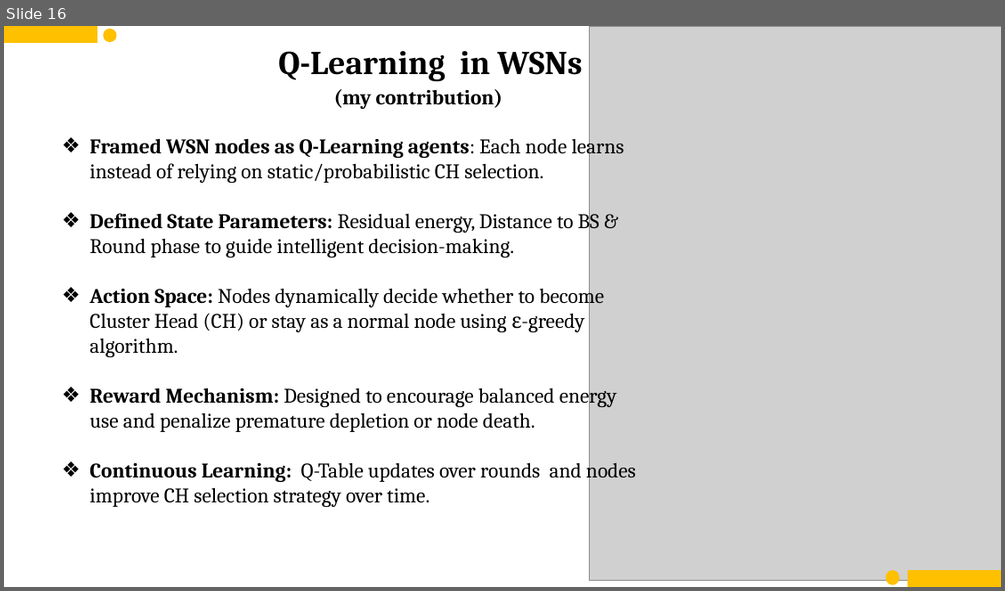
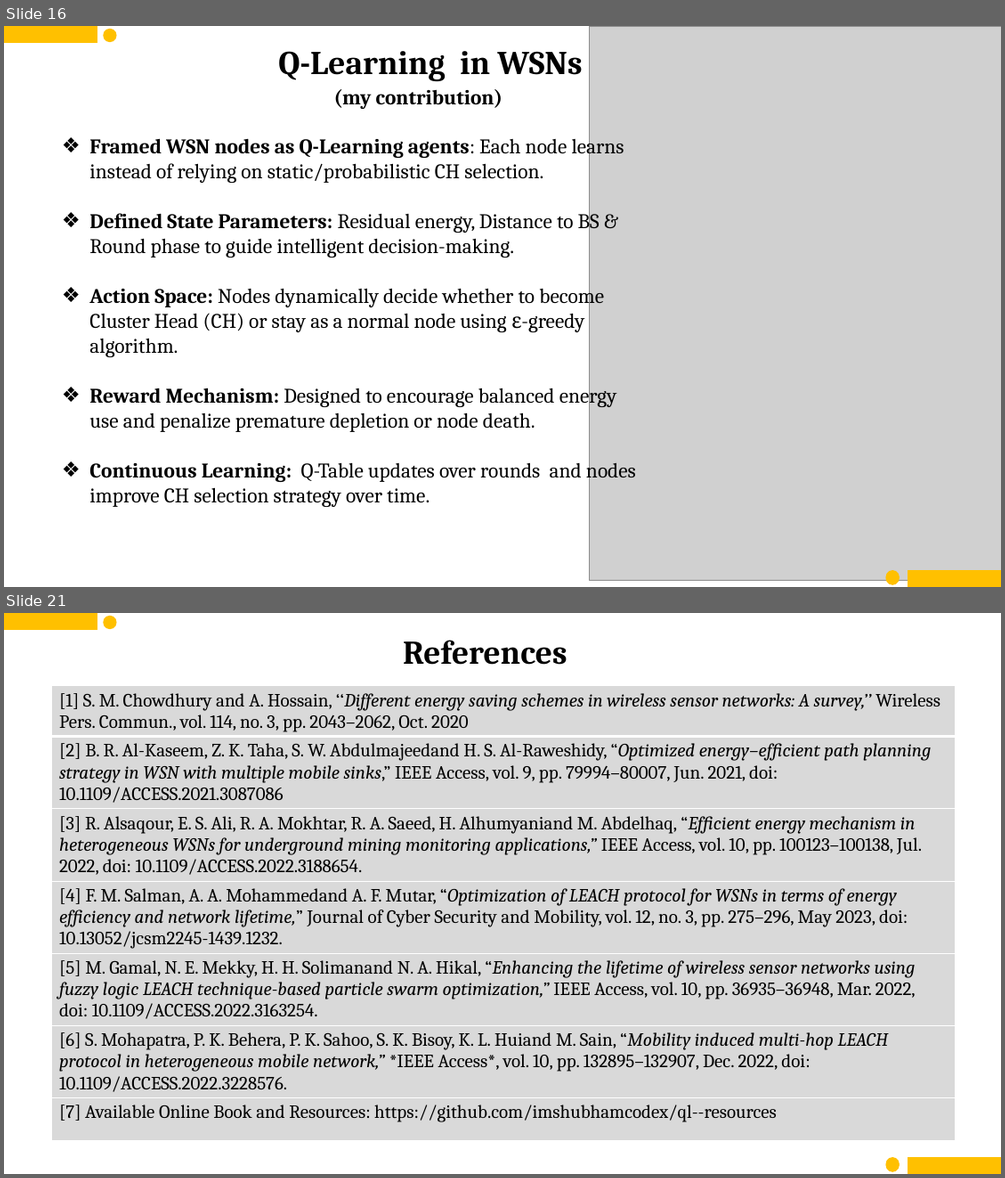
Before and after one commit to imshubhamcodex/ql--resources, a slide deck: mid_sem_RL.pptx. Shown one above the other, each under a label of ours: slide 16 before the commit, slides 16 and 21 after it; the slides between them are not shown. The pictures are 1005x591 and 1005x1178 pixels, drawn with LibreOffice and Linux fonts; fonts in the diff are those of the drawing; grey boxes stand for pictures. Boxes give left, top, right and bottom in pixels: in the first picture for what was removed or moved away, otherwise in the second. Text is boxed around its words. In the diff, an @@ line names an element or a change of style, - is before the commit and + after.

```diff
--- a/mid_sem_RL.pptx
+++ b/mid_sem_RL.pptx
@@ slide 21 added at [4,613,1001,1174], background #FFFFFF @@
@@ rectangle added at [4,614,97,630], fill #FFC000, outline #FFC000 1 pt @@
@@ ellipse added at [104,616,116,629], fill #FFC000, outline #FFC000 1 pt @@
@@ text added at [403,640,566,665], 32 pt, text #000000, bold @@
+References
@@ table added at [52,686,955,1126], 7 rows, 1 columns @@
+[1] S. M. Chowdhury and A. Hossain, ‘‘Different energy saving schemes in wireless sensor networks: A survey,’’ Wireless Pers. Commun., vol. 114, no. 3, pp. 2043–2062, Oct. 2020
+[2] B. R. Al-Kaseem, Z. K. Taha, S. W. Abdulmajeedand H. S. Al-Raweshidy, “Optimized energy–efficient path planning strategy in WSN with multiple mobile sinks,” IEEE Access, vol. 9, pp. 79994–80007, Jun. 2021, doi: 10.1109/ACCESS.2021.3087086
+[3] R. Alsaqour, E. S. Ali, R. A. Mokhtar, R. A. Saeed, H. Alhumyaniand M. Abdelhaq, “Efficient energy mechanism in heterogeneous WSNs for underground mining monitoring applications,” IEEE Access, vol. 10, pp. 100123–100138, Jul. 2022, doi: 10.1109/ACCESS.2022.3188654.
+[4] F. M. Salman, A. A. Mohammedand A. F. Mutar, “Optimization of LEACH protocol for WSNs in terms of energy efficiency and network lifetime,” Journal of Cyber Security and Mobility, vol. 12, no. 3, pp. 275–296, May 2023, doi: 10.13052/jcsm2245-1439.1232.
+[5] M. Gamal, N. E. Mekky, H. H. Solimanand N. A. Hikal, “Enhancing the lifetime of wireless sensor networks using fuzzy logic LEACH technique-based particle swarm optimization,” IEEE Access, vol. 10, pp. 36935–36948, Mar. 2022, doi: 10.1109/ACCESS.2022.3163254.
+[6] S. Mohapatra, P. K. Behera, P. K. Sahoo, S. K. Bisoy, K. L. Huiand M. Sain, “Mobility induced multi-hop LEACH protocol in heterogeneous mobile network,” *IEEE Access*, vol. 10, pp. 132895–132907, Dec. 2022, doi: 10.1109/ACCESS.2022.3228576.
+[7] Available Online Book and Resources: https://github.com/imshubhamcodex/ql--resources
@@ ellipse added at [886,1159,899,1172], fill #FFC000, outline #FFC000 1 pt @@
@@ ellipse added at [886,1158,899,1170], fill #FFC000, outline #FFC000 1 pt @@
@@ rectangle added at [908,1158,1001,1174], fill #FFC000, outline #FFC000 1 pt @@
@@ rectangle added at [909,1159,1001,1174], fill #FFC000, outline #FFC000 1 pt @@
```
Also in this commit, not shown: 1 slide changed, 5 other slides added.
